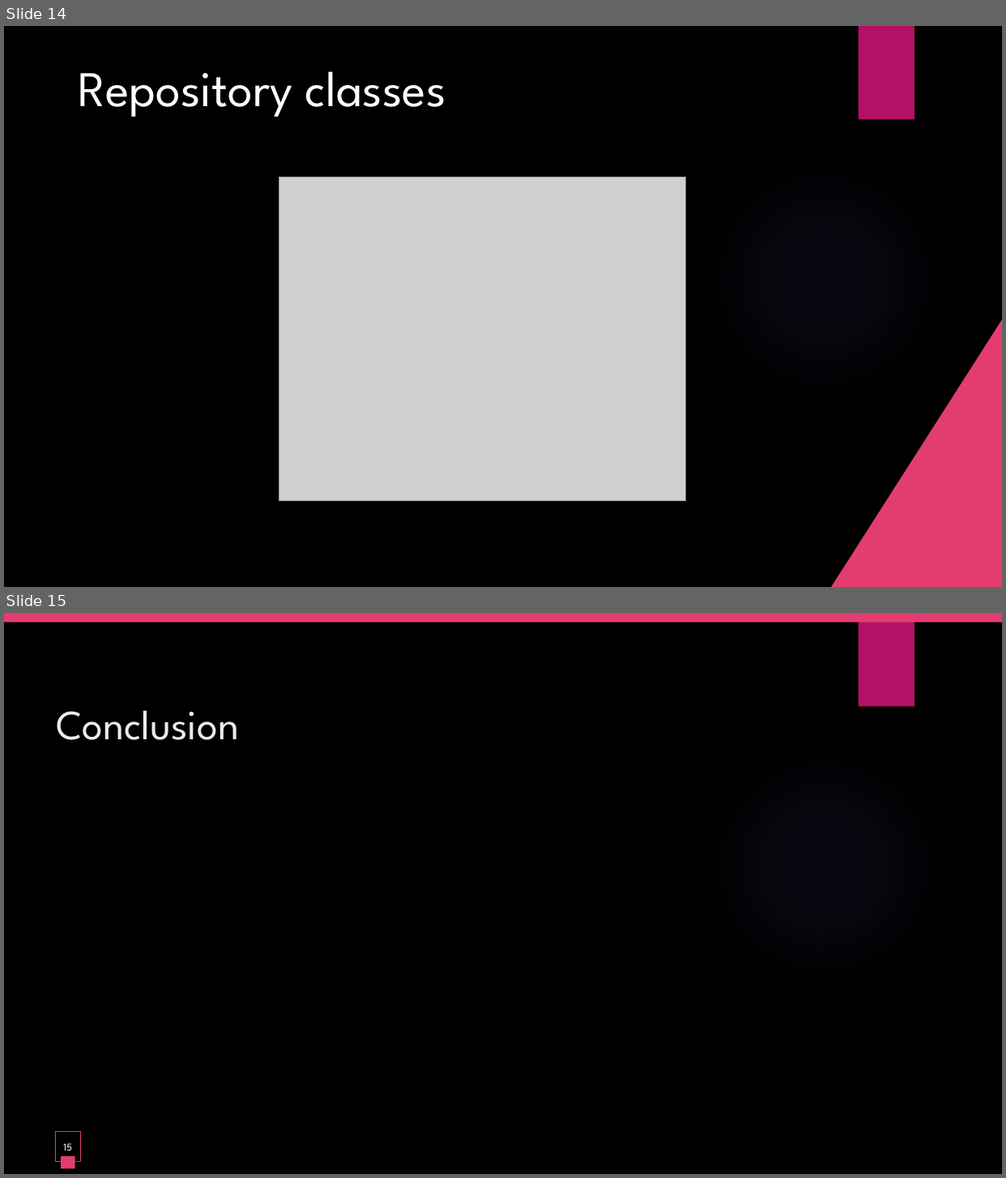
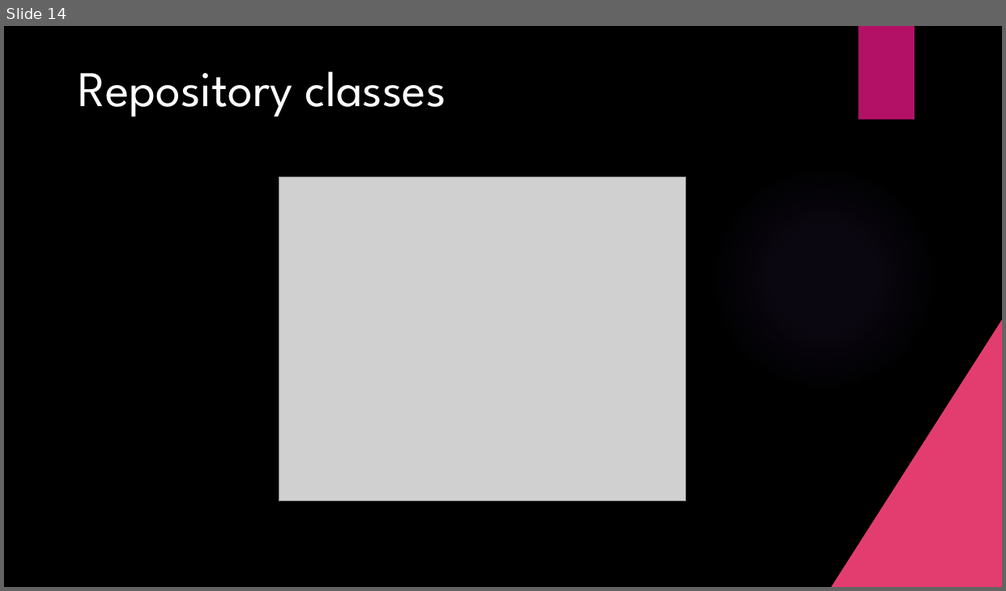
Before and after one commit to kagdheerendra/Assignment_YashTechnology, a slide deck: e-commerce-case-study/ecommerce_ppt.pptx. Shown one above the other, each under a label of ours: slides 14 and 15 before the commit, slide 14 after it. The pictures are 1006x1178 and 1006x591 pixels, drawn with LibreOffice and Linux fonts; fonts in the diff are those of the drawing; grey boxes stand for pictures; background and template pictures are left out. Boxes give left, top, right and bottom in pixels: in the first picture for what was removed or moved away, otherwise in the second. Text is boxed around its words. In the diff, an @@ line names an element or a change of style, - is before the commit and + after.

Commit message:
fix: change ppt page

```diff
--- a/e-commerce-case-study/ecommerce_ppt.pptx
+++ b/e-commerce-case-study/ecommerce_ppt.pptx
@@ slide 15 removed at (4,613,1002,1174), background picture (left out); not listed: 2 template elements that a slide beside it also shows @@
@@ rectangle removed at (4,613,1002,622) @@
@@ title removed at (57,710,239,740) @@
-Conclusion
@@ page number removed at (56,1131,80,1161) @@
-15
@@ rectangle removed at (61,1157,75,1169) @@
```
Also in this commit, not shown: 1 slide added.
